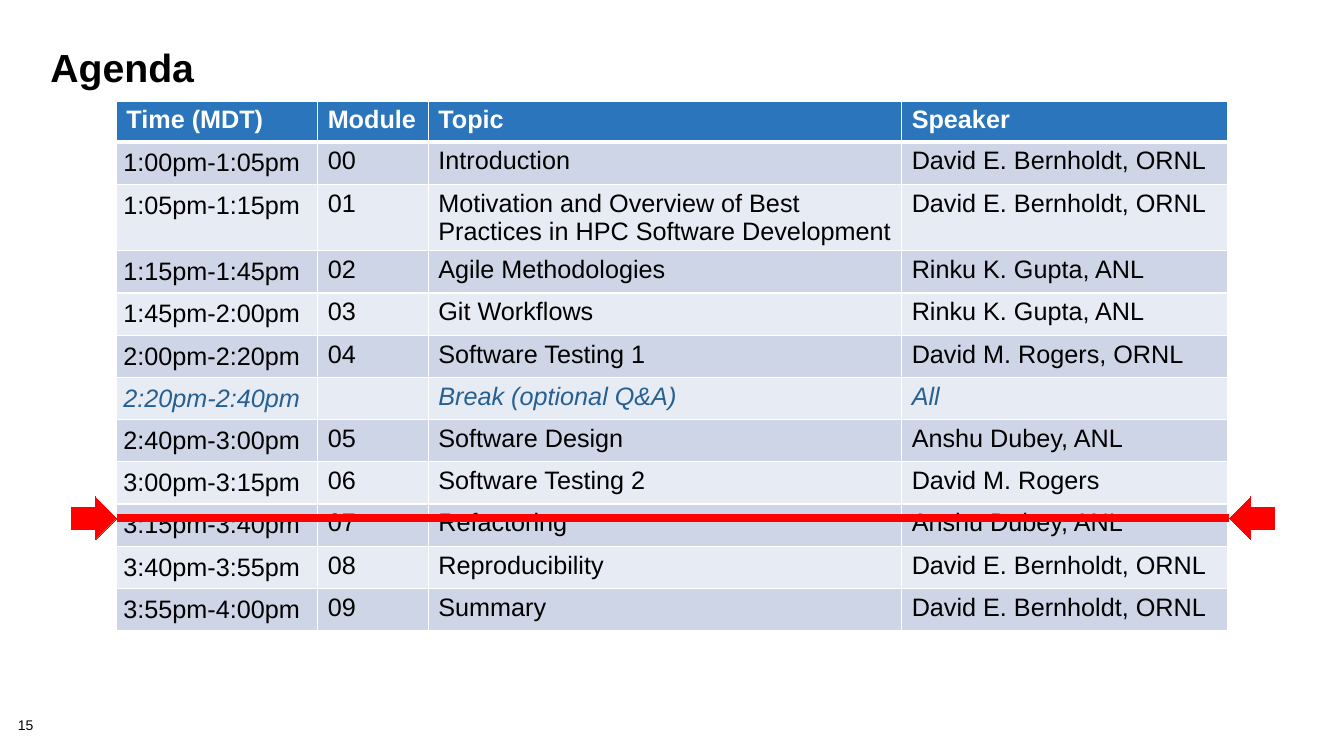
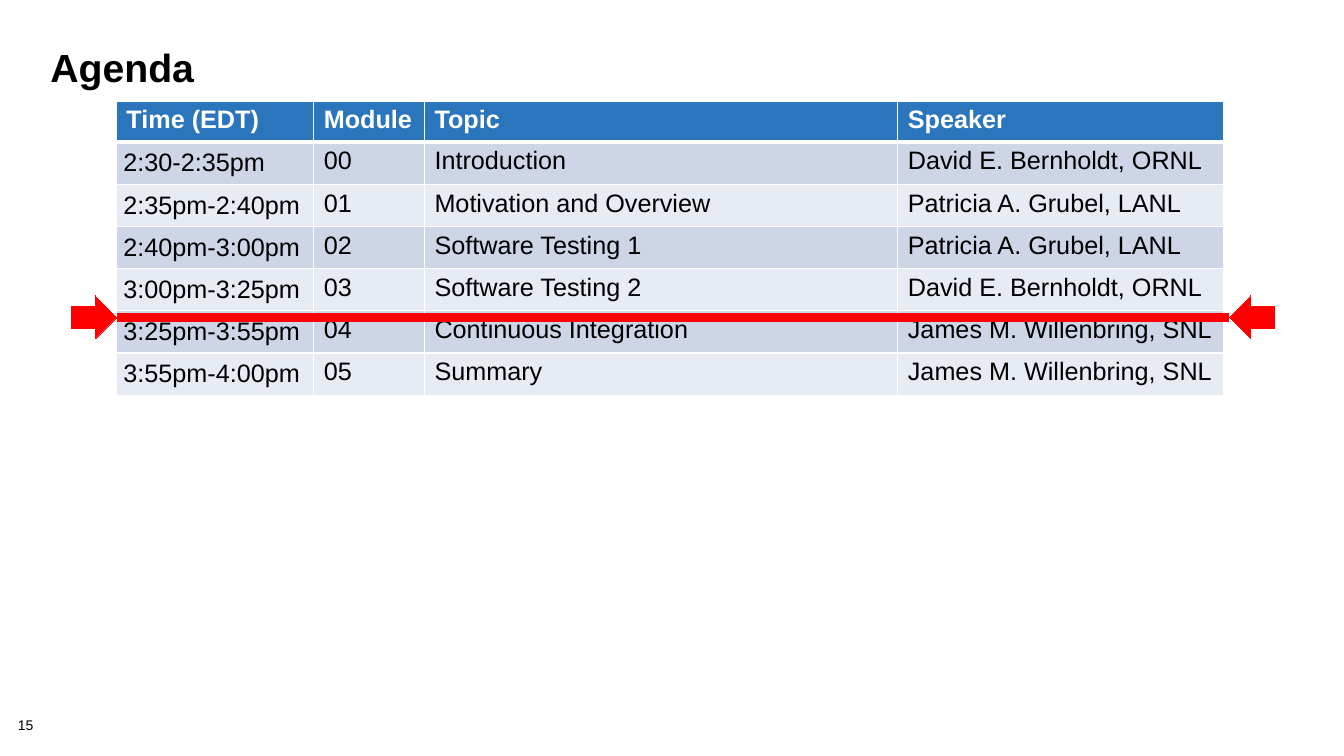
Before and after one commit to bssw-tutorial/presentations, a slide deck: slide 15 of final-presentations/2021-04-12-ecpam/03-testing2.pptx. Drawn at 1344x756 pixels with LibreOffice and Linux fonts; fonts in the diff are those of the drawing; background and template pictures are left out. Boxes give left, top, right and bottom in pixels: in the first picture for what was removed or moved away, otherwise in the second. Text is boxed around its words. In the diff, an @@ line names an element or a change of style, - is before the commit and + after.

Commit message:
Update Testing2 for ECP AM

```diff
--- a/final-presentations/2021-04-12-ecpam/03-testing2.pptx
+++ b/final-presentations/2021-04-12-ecpam/03-testing2.pptx
@@ table at (116,101,1224,407) @@
-row 1: Time (MDT) | Module | Topic | Speaker
-row 2: 1:00pm-1:05pm | 00 | Introduction | David E. Bernholdt, ORNL
-row 3: 1:05pm-1:15pm | 01 | Motivation and Overview of Best Practices in HPC Software Development | David E. Bernholdt, ORNL
-row 4: 1:15pm-1:45pm | 02 | Agile Methodologies | Rinku K. Gupta, ANL
-row 5: 1:45pm-2:00pm | 03 | Git Workflows | Rinku K. Gupta, ANL
-row 6: 2:00pm-2:20pm | 04 | Software Testing 1 | David M. Rogers, ORNL
-row 7: 2:20pm-2:40pm |  | Break (optional Q&A) | All
-row 8: 2:40pm-3:00pm | 05 | Software Design | Anshu Dubey, ANL
-row 9: 3:00pm-3:15pm | 06 | Software Testing 2 | David M. Rogers
-row 10: 3:15pm-3:40pm | 07 | Refactoring | Anshu Dubey, ANL
-row 11: 3:40pm-3:55pm | 08 | Reproducibility | David E. Bernholdt, ORNL
-row 12: 3:55pm-4:00pm | 09 | Summary | David E. Bernholdt, ORNL
+row 1: Time (EDT) | Module | Topic | Speaker
+row 2: 2:30-2:35pm | 00 | Introduction | David E. Bernholdt, ORNL
+row 3: 2:35pm-2:40pm | 01 | Motivation and Overview | Patricia A. Grubel, LANL
+row 4: 2:40pm-3:00pm | 02 | Software Testing 1 | Patricia A. Grubel, LANL
+row 5: 3:00pm-3:25pm | 03 | Software Testing 2 | David E. Bernholdt, ORNL
+row 6: 3:25pm-3:55pm | 04 | Continuous Integration | James M. Willenbring, SNL
+row 7: 3:55pm-4:00pm | 05 | Summary | James M. Willenbring, SNL
@@ table: place and size @@
-table at (116,101,1228,654)
+table at (116,101,1224,407)
@@ 2 right arrows, 1 line: place and size @@
-2 right arrows, 1 line at (72,497,1274,540)
+2 right arrows, 1 line at (72,296,1274,340)
```
Also in this commit, not shown: 2 other slides changed.
